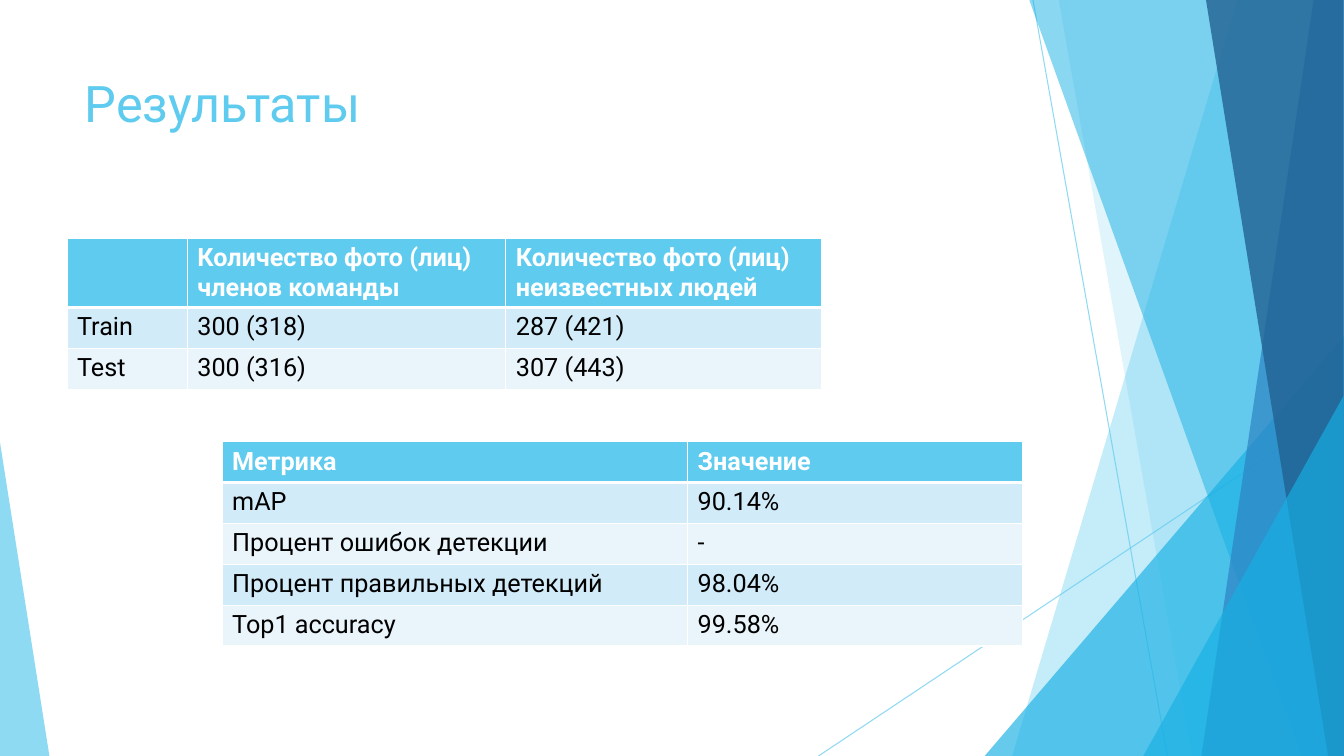
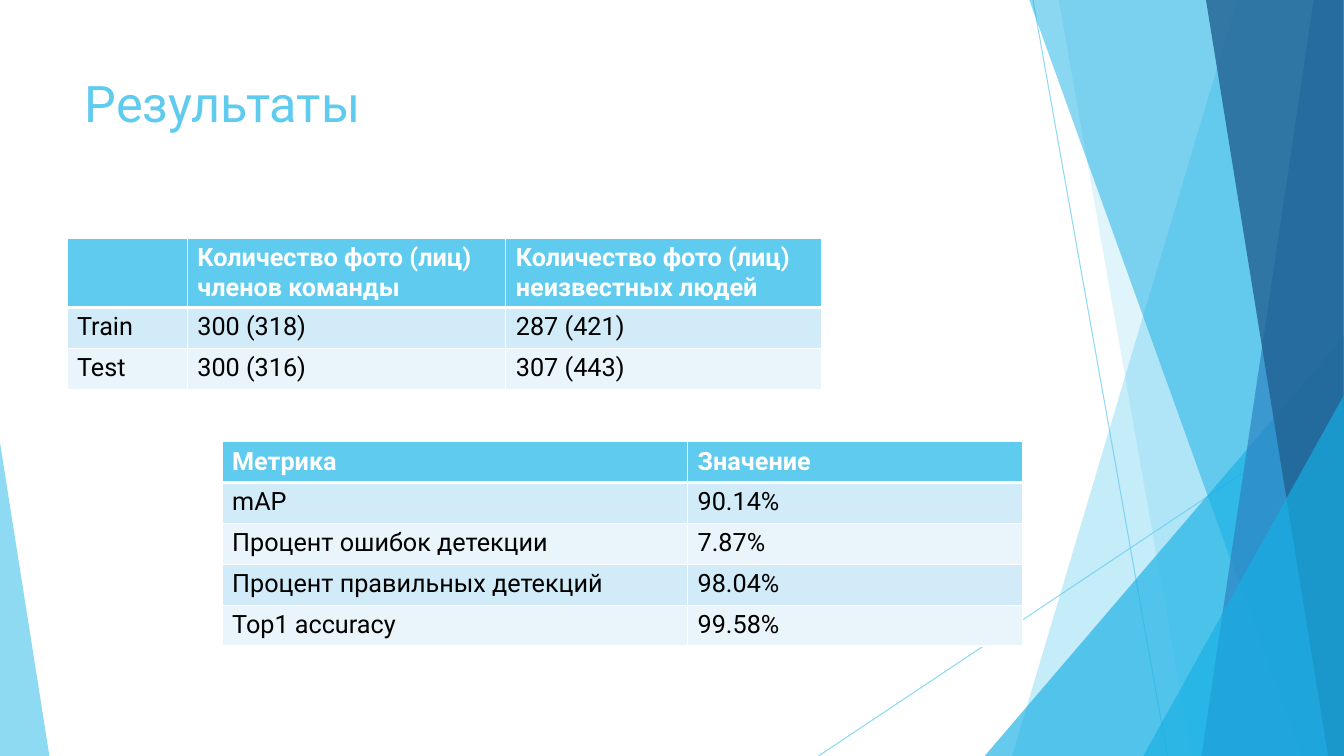
Before and after one commit to greyhuman/FaceReco, a slide deck: slide 17 of docs/external/Итоговая презентация.pptx (slide 15 before the commit). Drawn at 1344x756 pixels with LibreOffice and Linux fonts; fonts in the diff are those of the drawing. Boxes give left, top, right and bottom in pixels: in the first picture for what was removed or moved away, otherwise in the second. Text is boxed around its words. In the diff, an @@ line names an element or a change of style, - is before the commit and + after.

```diff
--- a/docs/external/Итоговая презентация.pptx
+++ b/docs/external/Итоговая презентация.pptx
@@ table at (222, 442, 1022, 646) @@
-row 3, column 2: -
+row 3, column 2: 7.87%
```
Also in this commit, not shown: 4 other slides changed, 3 slides added.
